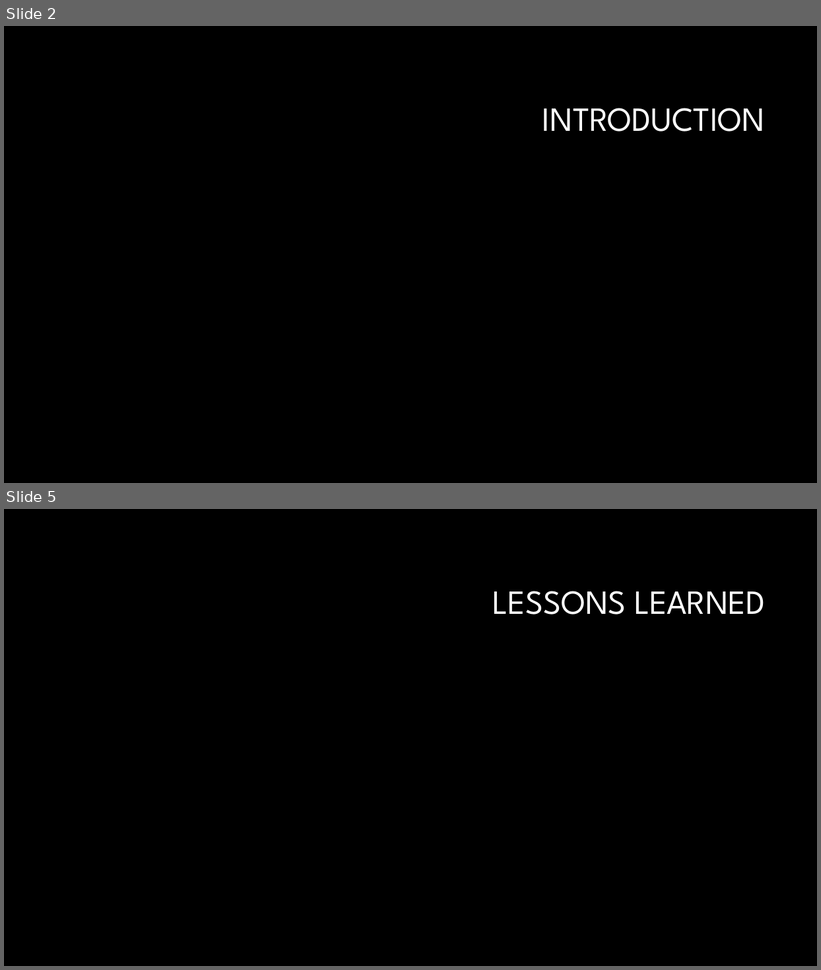
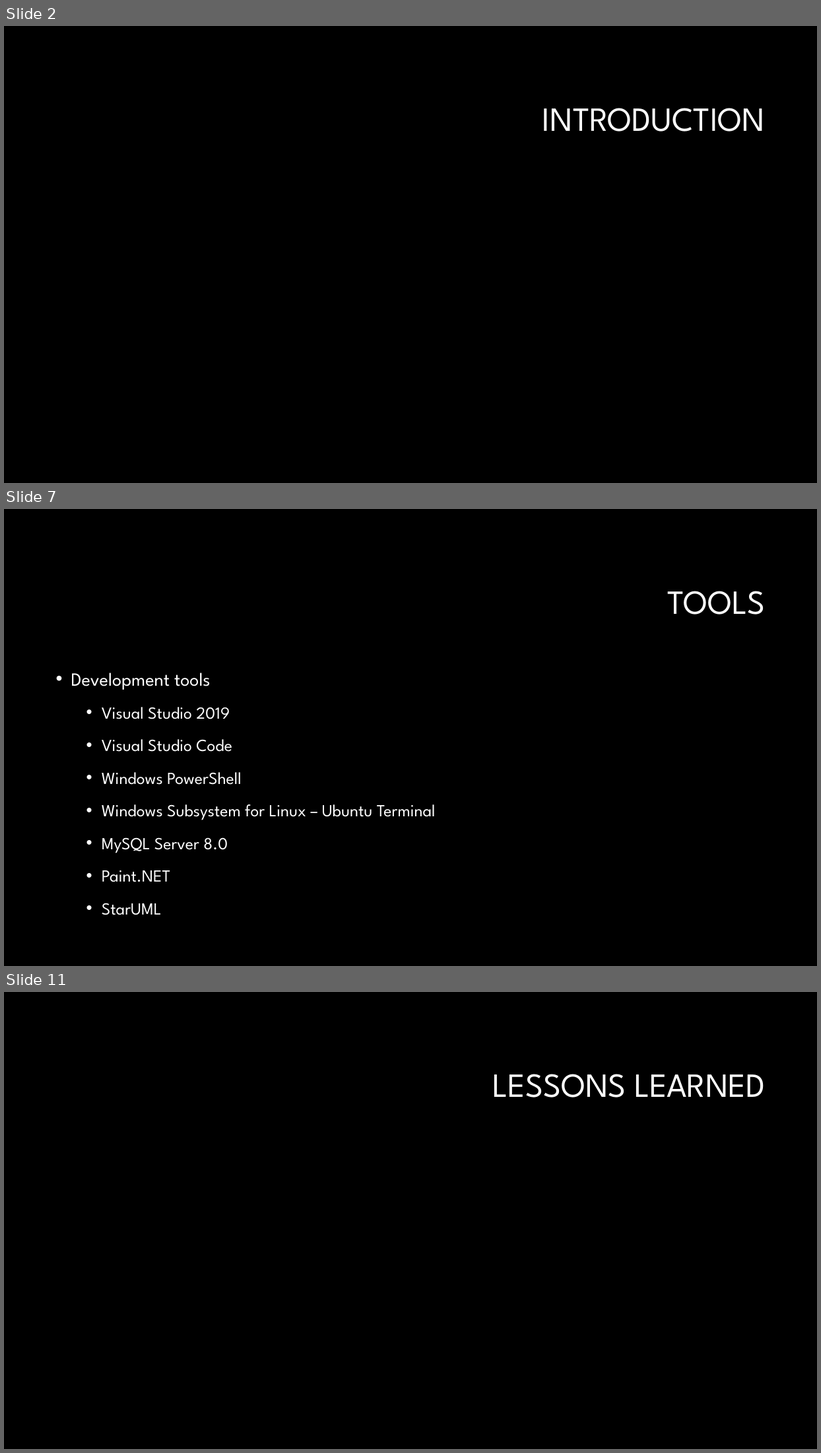
Before and after one commit to John-Neis/CSCI-463-Project, a slide deck: Presentation/Project_Presentation.pptx. Shown one above the other, each under a label of ours: slides 2 and 5 before the commit, slides 2, 7 and 11 after it; the slides between them are not shown. The pictures are 821x970 and 821x1453 pixels, drawn with LibreOffice and Linux fonts; fonts in the diff are those of the drawing; background and template pictures are left out. Boxes give left, top, right and bottom in pixels: in the first picture for what was removed or moved away, otherwise in the second. Text is boxed around its words. In the diff, an @@ line names an element or a change of style, - is before the commit and + after.

Commit message:
Major work completed on PowerPoint

```diff
--- a/Presentation/Project_Presentation.pptx
+++ b/Presentation/Project_Presentation.pptx
@@ slide 7 added at (4,509,817,966), background #000000 @@
@@ title added at (667,591,765,615), 40 pt, text #FFFFFF @@
+TOOLS
@@ text added at (71,673,436,916), 20 pt, text #FFFFFF @@
+• Development tools
+  • Visual Studio 2019
+  • Visual Studio Code
+  • Windows PowerShell
+  • Windows Subsystem for Linux – Ubuntu Terminal
+  • MySQL Server 8.0
+  • Paint.NET
+  • StarUML
@@ what was slide 5 is now slide 11 @@
```
Also in this commit, not shown: 1 slide changed, 6 other slides added, 1 slide removed, 6 other files.
